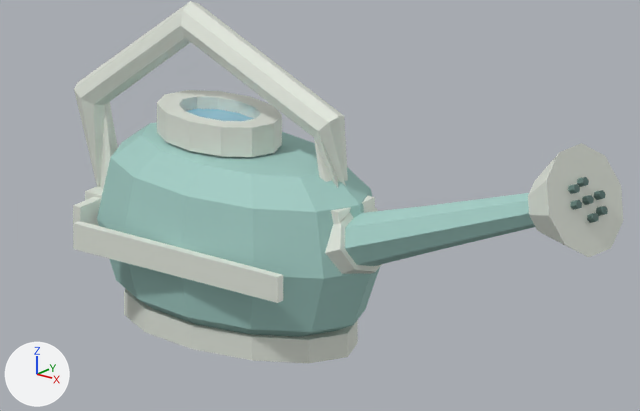
What one commit did to the Blender file assets/game-assets/WateringCan.blend.
Before and after are seen from the file's camera 'Camera'. Arrows for +X, +Y and +Z are at lower left; the lights stay in place. The first picture is the older version.

Objects in the first picture: 'WateringCan_Base_Ring', 'WateringCan_Body', 'WateringCan_Body_Facet_Strips', 'WateringCan_Fill_Rim', 'WateringCan_Handle', 'WateringCan_Handle_Mounts', 'WateringCan_Rose_Face_Dots', 'WateringCan_Rose_Head', 'WateringCan_Spout', 'WateringCan_Spout_Collar' and 1 more.
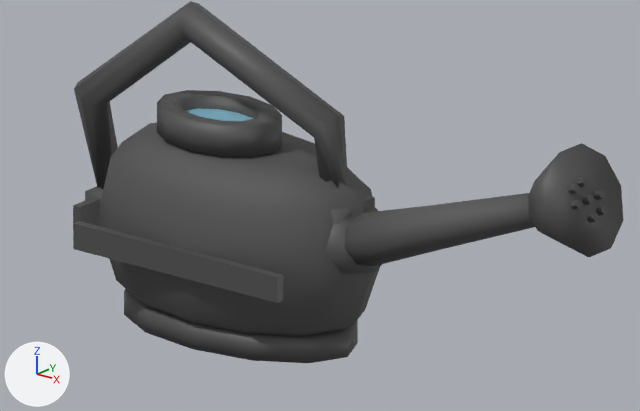
Scene script edits in JSON lines:
```json
{"op": "set", "path": "mat_material_wateringcan_body.base_color", "old": "(0.38, 0.63, 0.58)", "new": "(0.0908, 0.0908, 0.0908)", "note": "cyan #a6d0c8 -> dark grey #555555"}
{"op": "set", "path": "mat_material_wateringcan_trim.base_color", "old": "(0.82, 0.86, 0.78)", "new": "(0.0908, 0.0908, 0.0908)", "note": "white #eaefe5 -> dark grey #555555"}
{"block": "me_wateringcan_body", "where": "me_wateringcan_body.from_pydata(...)  # 73 vertices, 72 faces; spans x -0.215..0.215, y -0.125..0.125, z 0.03..0.258"}
{"block": "me_wateringcan_body", "where": "# used by ob_wateringcan_body; location = (0.0, 0.0, 0.0)"}
{"block": "me_wateringcan_body", "change": "me_wateringcan_body part 1: 72 kept faces spanning x -0.215..0.215, y -0.125..0.125, z 0.03..0.258 are now shaded smooth"}
{"block": "me_wateringcan_fill_rim", "where": "me_wateringcan_fill_rim.from_pydata(...)  # 48 vertices, 48 faces; spans x -0.125..0.055, y -0.062..0.062, z 0.26..0.3"}
{"block": "me_wateringcan_fill_rim", "where": "# used by ob_wateringcan_fill_rim; location = (0.0, 0.0, 0.0)"}
{"block": "me_wateringcan_fill_rim", "change": "me_wateringcan_fill_rim part 2: all faces are now shaded smooth (48 of 48 changed)"}
{"block": "me_wateringcan_base_ring", "where": "me_wateringcan_base_ring.from_pydata(...)  # 48 vertices, 48 faces; spans x -0.175..0.175, y -0.1..0.1, z 0.009..0.041"}
{"block": "me_wateringcan_base_ring", "where": "# used by ob_wateringcan_base_ring; location = (0.0, 0.0, 0.0)"}
{"block": "me_wateringcan_base_ring", "change": "me_wateringcan_base_ring part 3: all faces are now shaded smooth (48 of 48 changed)"}
{"block": "me_wateringcan_rose_head", "where": "me_wateringcan_rose_head.from_pydata(...)  # 22 vertices, 30 faces; spans x 0.4919..0.5892, y -0.074..0.074, z 0.2409..0.3731"}
{"block": "me_wateringcan_rose_head", "where": "# used by ob_wateringcan_rose_head; location = (0.0, 0.0, 0.0)"}
{"block": "me_wateringcan_rose_head", "change": "me_wateringcan_rose_head part 4: 30 kept faces spanning x 0.4919..0.5892, y -0.074..0.074, z 0.2409..0.3731 are now shaded smooth"}
{"block": "me_wateringcan_handle", "where": "me_wateringcan_handle.from_pydata(...)  # 42 vertices, 48 faces; spans x -0.268..0.181, y -0.024..0.024, z 0.119..0.436"}
{"block": "me_wateringcan_handle", "where": "# used by ob_wateringcan_handle; location = (0.0, 0.0, 0.0)"}
{"block": "me_wateringcan_handle", "change": "me_wateringcan_handle part 5: 48 kept faces spanning x -0.268..0.181, y -0.024..0.024, z 0.119..0.436 are now shaded smooth"}
```

Changed parts and their boxes [x1, y1, x2, y2] in the pictures (640 x 411 px):
```json
{"object": "WateringCan_Body", "change": "recoloured, surface changed", "before": [97, 122, 380, 337], "after": [97, 122, 380, 337], "on screen": "cyan to dark grey"}
{"object": "WateringCan_Handle", "change": "recoloured, surface changed", "before": [74, 1, 348, 189], "after": [74, 1, 348, 189], "on screen": "white to dark grey"}
{"object": "WateringCan_Spout", "change": "recoloured", "before": [345, 193, 535, 266], "after": [345, 193, 535, 266], "on screen": "cyan to dark grey"}
{"object": "WateringCan_Rose_Head", "change": "recoloured, surface changed", "before": [528, 143, 623, 257], "after": [528, 143, 623, 257], "on screen": "white to dark grey"}
{"object": "WateringCan_Body_Facet_Strips", "change": "recoloured", "before": [73, 197, 283, 303], "after": [73, 197, 283, 303], "on screen": "white to dark grey"}
{"object": "WateringCan_Fill_Rim", "change": "recoloured, shading changed", "before": [157, 90, 282, 157], "after": [157, 90, 282, 157], "on screen": "white to dark grey"}
{"object": "WateringCan_Base_Ring", "change": "recoloured, shading changed", "before": [124, 289, 358, 363], "after": [124, 289, 358, 363], "on screen": "white to dark grey"}
{"object": "WateringCan_Spout_Collar", "change": "recoloured", "before": [325, 207, 382, 274], "after": [325, 207, 382, 274], "on screen": "white to dark grey"}
{"object": "WateringCan_Handle_Mounts", "change": "recoloured", "before": [85, 186, 375, 224], "after": [85, 186, 375, 224]}
```
